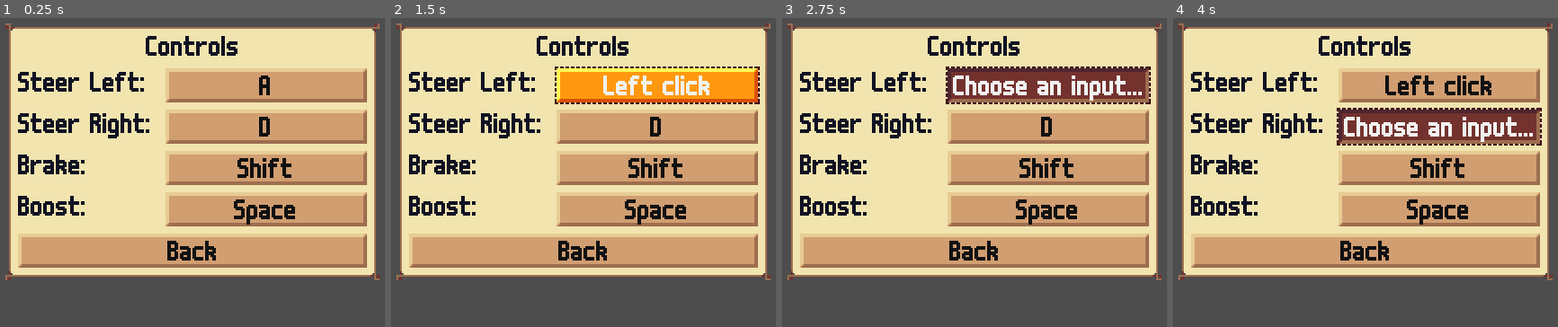
Above: before the commit, frames 1-4 (left to right).
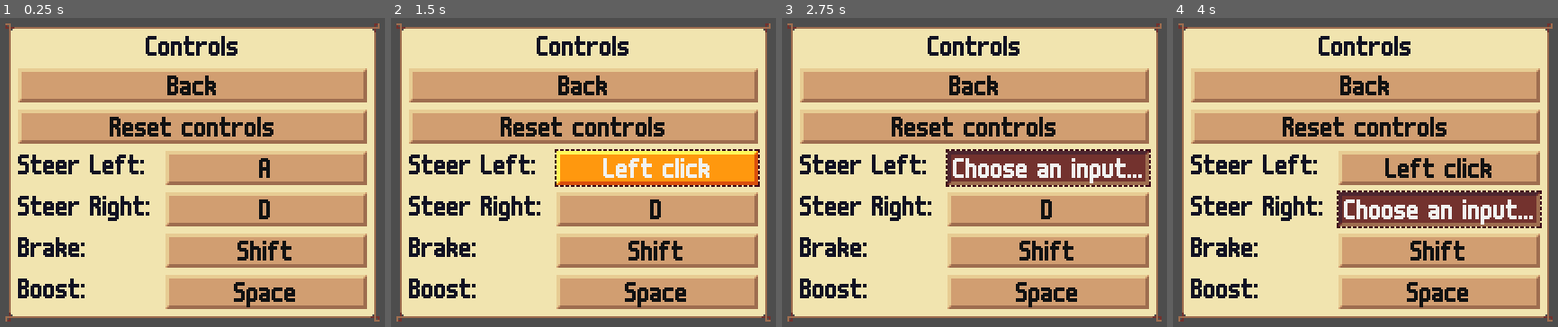
Above: after the commit, the same moments.

Repository: krobbi/afrogalypse
Game: Godot game, scene res://gui/cards/controls_gui_card.tscn
Two runs of this game, one before a commit and one after it. Both use one fixed random seed, a clock stepped at 60 frames per second and the inputs below. This scene is started directly instead of the project's main scene.
Inputs:
- Up to frame 1 (0.25 s): no input
- Up to frame 2 (1.5 s): click "A" at 0.5 s; click "Choose an input..." at 1.25 s
- Up to frame 3 (2.75 s): click "Left click" at 2 s
- Up to frame 4 (4 s): click "Back" at 2.75 s; click "D" at 3.5 s

The runs differ from the first frame. In frame 1, 31% of the frame differs, in the area x 1-99%, y 16-99%; in frame 2, 42%, in the area x 1-99%, y 15-99%; in frame 3, 41%; in frame 4, 42%.

Commit message:
Improve event system and add reset controls button

Diff:
--- a/autoloads/event/event.gd
+++ b/autoloads/event/event.gd
@@ -34,7 +34,24 @@
 ## Emitted when a [GameOverGUICard] is closed.
 signal game_over_cleared
 
-## Connect an event [Signal] to a target [Callable].
-func on(event: Signal, callable: Callable) -> void:
+## Emitted when the input mappings are changed.
+signal input_mappings_changed
+
+## Subscribe a [Node]'s [Callable] to an event [Signal].
+func subscribe(event: Signal, callable: Callable) -> void:
 	if not event.is_connected(callable):
 		event.connect(callable)
+
+	var node: Node = callable.get_object() as Node
+
+	if not node.tree_exiting.is_connected(_unsubscribe):
+		node.tree_exiting.connect(_unsubscribe.bind(node), CONNECT_ONE_SHOT)
+
+
+## Unsubscribe a [Node] from its subscribed event [Signal]s.
+func _unsubscribe(node: Node) -> void:
+	for connection in node.get_incoming_connections():
+		var event: Signal = connection["signal"]
+
+		if event.get_object() == self:
+			event.disconnect(connection.callable)
--- a/autoloads/input_manager/input_manager.gd
+++ b/autoloads/input_manager/input_manager.gd
@@ -137,6 +137,12 @@
 	return message.format(mapping_names)
 
 
+## Reset the mappings to their defaults.
+func reset_mappings() -> void:
+	_mappings = _DEFAULT_MAPPINGS.duplicate()
+	_apply_mappings()
+
+
 ## Attempt to map an action [String] to an [InputEvent] and return whether it
 ## was successful.
 func map_action_event(action: String, event: InputEvent) -> bool:
@@ -229,10 +235,12 @@
 	_mappings[action] = code
 
 
-## Apply the current mappings.
+## Apply the current mappings. Emit [signal Event.input_mappings_changed].
 func _apply_mappings() -> void:
 	for action in _mappings:
 		var code: String = _mappings[action]
 		InputMap.action_erase_events(action)
 		InputMap.action_add_event(action, _get_code_event(code))
 		Config.set_string("controls/%s" % action, code)
+
+	Event.input_mappings_changed.emit()
--- a/entities/car/car.gd
+++ b/entities/car/car.gd
@@ -115,10 +115,10 @@
 ## The [DistanceClock] to count the score with.
 @onready var _distance_clock: DistanceClock = $DistanceClock
 
-## Run when the car is ready. Connect the car to event [Signal]s.
+## Run when the car is ready. Subscribe the car to event [Signal]s.
 func _ready() -> void:
-	Event.on(Event.new_game_started, _on_new_game_started)
-	Event.on(Event.sign_passed, _on_sign_passed)
+	Event.subscribe(Event.new_game_started, _on_new_game_started)
+	Event.subscribe(Event.sign_passed, _on_sign_passed)
 
 
 ## Run on every physics frame. Process the car's state.
--- a/entities/frog/frog_spawner.gd
+++ b/entities/frog/frog_spawner.gd
@@ -40,13 +40,13 @@
 var _timer: float = 0.0
 
 ## Run when the frog spawner is ready. Disable the frog spawner's physics
-## process, set the [RandomNumberGenerator]'s seed, and connect the sign spawner
-## to event [Signal]s.
+## process, set the [RandomNumberGenerator]'s seed, and subscribe the frog
+## spawner to event [Signal]s.
 func _ready() -> void:
 	set_physics_process(false)
 	_rng.seed = hash("[%d, %d]" % [position.x, position.y])
-	Event.on(Event.level_started, _on_level_started)
-	Event.on(Event.level_finished, _on_level_finished)
+	Event.subscribe(Event.level_started, _on_level_started)
+	Event.subscribe(Event.level_finished, _on_level_finished)
 
 
 ## Run on every physics frame while the frog spawner's physics process is
--- /dev/null
+++ b/gui/cards/controls_gui_card.gd
@@ -0,0 +1,13 @@
+## A [GUICard] containing the game's [MappingButton]s.
+class_name ControlsGUICard
+extends GUICard
+
+## Run when the controls GUI card is ready. Subscribe the controls GUI card to
+## event signals.
+func _ready() -> void:
+	Event.subscribe(Event.input_mappings_changed, $BlipPlayer.play)
+
+
+## Run when the reset controls [Button] is pressed. Reset the input mappings.
+func _on_reset_controls_button_pressed() -> void:
+	InputManager.reset_mappings()
--- a/gui/cards/controls_gui_card.tscn
+++ b/gui/cards/controls_gui_card.tscn
@@ -1,33 +1,45 @@
-[gd_scene load_steps=3 format=3 uid="uid://c6an3tg3xs4d8"]
+[gd_scene load_steps=5 format=3 uid="uid://c6an3tg3xs4d8"]
 
 [ext_resource type="PackedScene" uid="uid://deche81a76i5" path="res://gui/gui_card.tscn" id="1_f6ori"]
 [ext_resource type="PackedScene" uid="uid://cubuf3byc5tko" path="res://gui/widgets/mapping_button.tscn" id="2_6th8t"]
+[ext_resource type="Script" path="res://gui/cards/controls_gui_card.gd" id="2_lxci3"]
+[ext_resource type="AudioStream" uid="uid://ck8yg1glcuwmk" path="res://resources/audio/gui/card/blip.ogg" id="4_u432a"]
 
 [node name="ControlsGUICard" instance=ExtResource("1_f6ori")]
+script = ExtResource("2_lxci3")
 
 [node name="HeadingLabel" type="Label" parent="VBoxContainer" index="0"]
 layout_mode = 2
 text = "heading.controls"
 horizontal_alignment = 1
 
-[node name="SteerLeftAction" parent="VBoxContainer" index="1" instance=ExtResource("2_6th8t")]
+[node name="BackButton" type="Button" parent="VBoxContainer" index="1" groups=["focus"]]
+layout_mode = 2
+text = "button.back"
+
+[node name="ResetControlsButton" type="Button" parent="VBoxContainer" index="2"]
+layout_mode = 2
+text = "button.reset_controls"
+
+[node name="SteerLeftAction" parent="VBoxContainer" index="3" instance=ExtResource("2_6th8t")]
 layout_mode = 2
 _action = "steer_left"
 
-[node name="SteerRightAction" parent="VBoxContainer" index="2" instance=ExtResource("2_6th8t")]
+[node name="SteerRightAction" parent="VBoxContainer" index="4" instance=ExtResource("2_6th8t")]
 layout_mode = 2
 _action = "steer_right"
 
-[node name="BrakeAction" parent="VBoxContainer" index="3" instance=ExtResource("2_6th8t")]
+[node name="BrakeAction" parent="VBoxContainer" index="5" instance=ExtResource("2_6th8t")]
 layout_mode = 2
 _action = "brake"
 
-[node name="BoostAction" parent="VBoxContainer" index="4" instance=ExtResource("2_6th8t")]
+[node name="BoostAction" parent="VBoxContainer" index="6" instance=ExtResource("2_6th8t")]
 layout_mode = 2
 _action = "boost"
 
-[node name="BackButton" type="Button" parent="VBoxContainer" index="5" groups=["focus"]]
-layout_mode = 2
-text = "button.back"
+[node name="BlipPlayer" type="AudioStreamPlayer" parent="." index="1"]
+stream = ExtResource("4_u432a")
+bus = &"Sound"
 
 [connection signal="pressed" from="VBoxContainer/BackButton" to="." method="change_card" binds= ["options"]]
+[connection signal="pressed" from="VBoxContainer/ResetControlsButton" to="." method="_on_reset_controls_button_pressed"]
--- a/gui/energy_counter/energy_counter.gd
+++ b/gui/energy_counter/energy_counter.gd
@@ -14,14 +14,14 @@
 ## The [AudioStreamPlayer] to play when energy is gained.
 @onready var _gain_player: AudioStreamPlayer = $GainPlayer
 
-## Run when the energy counter is ready. Connect the energy counter to event
+## Run when the energy counter is ready. Subscribe the energy counter to event
 ## [Signal]s.
 func _ready() -> void:
-	Event.on(Event.new_game_started, _on_boost_used)
-	Event.on(Event.energy_gained, _on_energy_gained)
-	Event.on(Event.energy_lost, _on_energy_lost)
-	Event.on(Event.boost_used, _on_boost_used)
-	Event.on(Event.boost_available, _on_boost_available)
+	Event.subscribe(Event.new_game_started, _on_boost_used)
+	Event.subscribe(Event.energy_gained, _on_energy_gained)
+	Event.subscribe(Event.energy_lost, _on_energy_lost)
+	Event.subscribe(Event.boost_used, _on_boost_used)
+	Event.subscribe(Event.boost_available, _on_boost_available)
 
 
 ## Run when energy is gained. Add an [EnergyPoint].
--- a/gui/score_counter/score_counter.gd
+++ b/gui/score_counter/score_counter.gd
@@ -11,13 +11,13 @@
 ## The [Label] to display the score on.
 @onready var _label: Label = $Label
 
-## Run when the score counter is ready. Get the high score and connect to event
-## [Signal]s.
+## Run when the score counter is ready. Get the high score and subscribe the
+## score counter to event [Signal]s.
 func _ready() -> void:
 	_high_score = maxi(Config.get_int("progress/high_score"), 0)
 	_on_score_changed(_high_score)
-	Event.on(Event.score_changed, _on_score_changed)
-	Event.on(Event.game_over_cleared, _on_game_over_cleared)
+	Event.subscribe(Event.score_changed, _on_score_changed)
+	Event.subscribe(Event.game_over_cleared, _on_game_over_cleared)
 
 
 ## Run when the score changes. Display the score.
--- a/gui/widgets/mapping_button.gd
+++ b/gui/widgets/mapping_button.gd
@@ -15,10 +15,11 @@
 var _is_active: bool = false
 
 ## Run when the mapping button is ready. Initialize the mapping button's
-## [Control]s.
+## [Control]s and subscribe the mapping button to event [Signal]s.
 func _ready() -> void:
 	$Label.text = "action.%s" % _action
-	set_active(false)
+	_deactivate()
+	Event.subscribe(Event.input_mappings_changed, _deactivate)
 
 
 ## Run when the mapping button receives an [InputEvent]. Attempt to map the
@@ -26,24 +27,28 @@
 func _input(event: InputEvent) -> void:
 	if _is_active and InputManager.map_action_event(_action, event):
 		get_viewport().set_input_as_handled() # Consume the input.
-		_deactivate_all()
 
 
-## Set whether the mapping button is active.
-func set_active(value: bool) -> void:
-	if value:
-		_deactivate_all()
-		_button.text = "input.prompt"
-		_timer.start()
-	else:
-		_timer.stop()
-		_button.text = InputManager.get_mapping_name(_action)
-
-	_is_active = value
-	_button.set_pressed_no_signal(_is_active)
+## Activate the mapping button.
+func _activate() -> void:
+	_is_active = true
+	_button.set_pressed_no_signal(true)
+	_button.text = "input.prompt"
+	_timer.start()
 
 
-## Deactivate all mapping buttons.
-func _deactivate_all() -> void:
-	for action_button in get_tree().get_nodes_in_group("mapping_buttons"):
-		action_button.set_active(false)
+## Deactivate the mapping button.
+func _deactivate() -> void:
+	_is_active = false
+	_timer.stop()
+	_button.set_pressed_no_signal(false)
+	_button.text = InputManager.get_mapping_name(_action)
+
+
+## Run when the mapping button's [Button] is toggled. Activate or deactivate the
+## mapping button.
+func _on_button_toggled(button_pressed: bool) -> void:
+	if button_pressed:
+		_activate()
+	else:
+		_deactivate()
--- a/gui/widgets/mapping_button.tscn
+++ b/gui/widgets/mapping_button.tscn
@@ -1,9 +1,13 @@
-[gd_scene load_steps=3 format=3 uid="uid://cubuf3byc5tko"]
+[gd_scene load_steps=4 format=3 uid="uid://cubuf3byc5tko"]
 
 [ext_resource type="Theme" uid="uid://4g6q0qitk4oc" path="res://resources/themes/default_theme.tres" id="1_7eacg"]
 [ext_resource type="Script" path="res://gui/widgets/mapping_button.gd" id="2_5q080"]
 
-[node name="MappingButton" type="HBoxContainer" groups=["mapping_buttons"]]
+[sub_resource type="ButtonGroup" id="ButtonGroup_1ueli"]
+resource_local_to_scene = false
+allow_unpress = true
+
+[node name="MappingButton" type="HBoxContainer"]
 anchors_preset = 10
 anchor_right = 1.0
 grow_horizontal = 2
@@ -21,11 +25,12 @@
 layout_mode = 2
 size_flags_horizontal = 3
 toggle_mode = true
+button_group = SubResource("ButtonGroup_1ueli")
 text = "Input"
 
 [node name="Timer" type="Timer" parent="."]
 wait_time = 8.0
 one_shot = true
 
-[connection signal="toggled" from="Button" to="." method="set_active"]
-[connection signal="timeout" from="Timer" to="." method="set_active" binds= [false]]
+[connection signal="toggled" from="Button" to="." method="_on_button_toggled"]
+[connection signal="timeout" from="Timer" to="." method="_deactivate"]
--- a/resources/translations/text.csv
+++ b/resources/translations/text.csv
@@ -9,6 +9,7 @@
 button.credits,"Credits"
 button.options,"Options"
 button.quit,"Quit"
+button.reset_controls,"Reset controls"
 button.retry,"Retry"
 button.start,"Start"
 button.tutorial,"Tutorial"
--- a/scenes/road/road.gd
+++ b/scenes/road/road.gd
@@ -4,10 +4,10 @@
 ## The [GUICardManager] to display [GUICard]s with.
 @onready var _gui_card_manager: GUICardManager = $GUILayer/GUICardManager
 
-## Run when the road scene is ready. Connect the road scene to event [Signal]s
+## Run when the road scene is ready. Subscribe the road scene to event [Signal]s
 ## and display the [MainGUICard].
 func _ready() -> void:
-	Event.on(Event.game_over, _on_game_over)
+	Event.subscribe(Event.game_over, _on_game_over)
 	_gui_card_manager.change_card("main")
 
 
